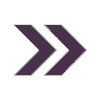
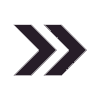
Layered file, before and after one edit (100 × 100). Changes by layer:
pixels changed over [13, 24, 87, 76] (layer not identified)
